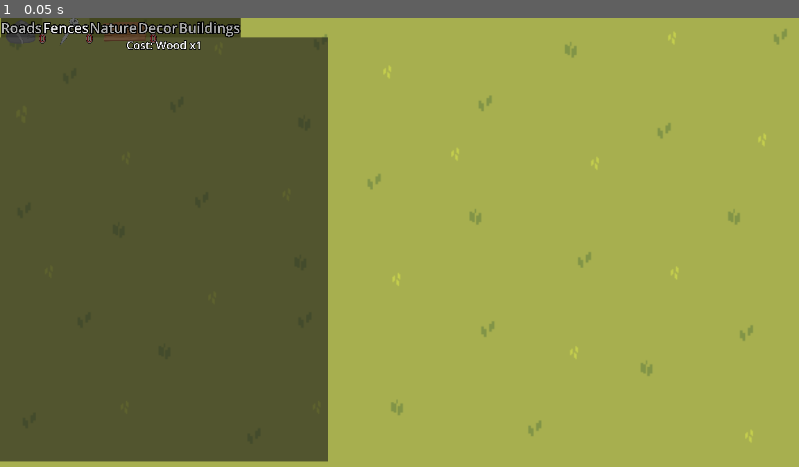
Above: before the commit, frame 1.
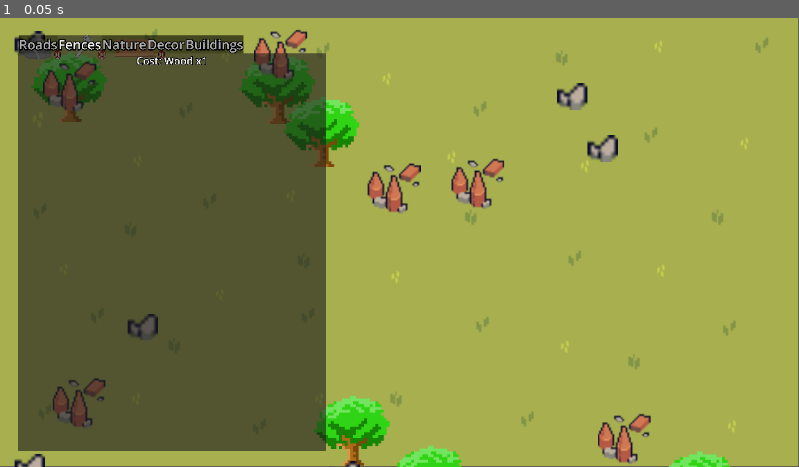
Above: after the commit, the same moment.

Repository: dauphineezc/Resource-Game
Game: Godot game, scene res://main.tscn
Two runs of this game, one before a commit and one after it. Both use one fixed random seed, a clock stepped at 60 frames per second and the inputs below. The project has no main scene, so this scene is started directly.
Inputs:
- Up to frame 1 (0.05 s): no input

The runs differ from the first frame. In frame 1, 12% of the frame differs, in the area x 0-100%, y 0-100%.

Commit message:
Added randomized resource spawning

Diff:
--- /dev/null
+++ b/fence.tscn
@@ -0,0 +1,9 @@
+[gd_scene load_steps=2 format=3 uid="uid://bdc3hqmhmnhxa"]
+
+[ext_resource type="Texture2D" uid="uid://chix2jkx6qo3w" path="res://Fences/Tile2_28.png" id="1_e4mxp"]
+
+[node name="Fence" type="Sprite2D"]
+position = Vector2(827.25, 814.75)
+scale = Vector2(31.8906, 31.8906)
+texture = ExtResource("1_e4mxp")
+centered = false
--- a/main.tscn
+++ b/main.tscn
@@ -1,18 +1,36 @@
-[gd_scene load_steps=3 format=3 uid="uid://co4qrf5ic3ont"]
+[gd_scene load_steps=7 format=3 uid="uid://co4qrf5ic3ont"]
 
 [ext_resource type="Texture2D" uid="uid://bjp3mixbo08ya" path="res://Scene/GrassScene.png" id="1_j2y5b"]
 [ext_resource type="PackedScene" uid="uid://dstbigohnjky2" path="res://ui.tscn" id="1_vmk1h"]
+[ext_resource type="Script" path="res://resource_spawner.gd" id="2_43oup"]
+[ext_resource type="PackedScene" uid="uid://b1nqos2ka1mrq" path="res://wood.tscn" id="3_gqcu7"]
+[ext_resource type="PackedScene" uid="uid://bsd8ntkee4o1" path="res://stone.tscn" id="4_r0o8d"]
+[ext_resource type="PackedScene" uid="uid://bdc3hqmhmnhxa" path="res://fence.tscn" id="5_36i52"]
 
 [node name="main" type="Node2D"]
-scale = Vector2(0.08, 0.08)
+scale = Vector2(0.075, 0.075)
 
 [node name="Background" type="Sprite2D" parent="."]
-position = Vector2(7214.22, 4058)
-scale = Vector2(23.5444, 23.5444)
+position = Vector2(7671.88, 4313.09)
+scale = Vector2(23.9643, 23.9643)
 texture = ExtResource("1_j2y5b")
 
 [node name="ResourceSpawner" type="Node2D" parent="."]
+script = ExtResource("2_43oup")
+wood_scene = ExtResource("3_gqcu7")
+stone_scene = ExtResource("4_r0o8d")
+fence_scene = ExtResource("5_36i52")
+
+[node name="Wood" parent="ResourceSpawner" instance=ExtResource("3_gqcu7")]
+
+[node name="Stone" parent="ResourceSpawner" instance=ExtResource("4_r0o8d")]
+
+[node name="Fence" parent="ResourceSpawner" instance=ExtResource("5_36i52")]
 
 [node name="Structures" type="Node2D" parent="."]
 
 [node name="UI" parent="." instance=ExtResource("1_vmk1h")]
+offset_left = 346.667
+offset_top = 333.333
+offset_right = 386.667
+offset_bottom = 373.333
--- /dev/null
+++ b/resource_spawner.gd
@@ -0,0 +1,37 @@
+extends Node2D
+
+# Export variables to specify the number of each resource to spawn
+@export var wood_count: int = 5
+@export var stone_count: int = 5
+@export var fence_count: int = 5
+
+# Export variables to assign the resource scenes (assign in the Inspector)
+@export var wood_scene: PackedScene
+@export var stone_scene: PackedScene
+@export var fence_scene: PackedScene
+
+func _ready():
+	# Get the viewport size (visible area of the game window)
+	var viewport_size = get_viewport().get_visible_rect().size
+
+	# Adjust the spawn boundaries based on the scene scale
+	var adjusted_width = viewport_size.x / 0.075
+	var adjusted_height = viewport_size.y / 0.075
+
+	# Spawn multiple instances of each resource
+	spawn_resources(wood_scene, wood_count, adjusted_width, adjusted_height)
+	spawn_resources(stone_scene, stone_count, adjusted_width, adjusted_height)
+	spawn_resources(fence_scene, fence_count, adjusted_width, adjusted_height)
+
+func spawn_resources(resource_scene: PackedScene, count: int, width: float, height: float):
+	for i in range(count):
+		# Instantiate the resource scene
+		var resource = resource_scene.instantiate()
+
+		# Calculate random position within the adjusted bounds
+		var random_x = randf_range(0, width)
+		var random_y = randf_range(0, height)
+		resource.position = Vector2(random_x, random_y)
+
+		# Add the resource to the scene
+		add_child(resource)
--- /dev/null
+++ b/stone.tscn
@@ -0,0 +1,9 @@
+[gd_scene load_steps=2 format=3 uid="uid://bsd8ntkee4o1"]
+
+[ext_resource type="Texture2D" uid="uid://wuvoadtqtlgu" path="res://Nature/stone5.png" id="1_c731f"]
+
+[node name="Stone" type="Sprite2D"]
+position = Vector2(286.031, 254.25)
+scale = Vector2(64.5625, 64.5625)
+texture = ExtResource("1_c731f")
+centered = false
--- /dev/null
+++ b/wood.tscn
@@ -0,0 +1,9 @@
+[gd_scene load_steps=2 format=3 uid="uid://b1nqos2ka1mrq"]
+
+[ext_resource type="Texture2D" uid="uid://iichye82n50o" path="res://Nature/Tree.png" id="1_ljjh5"]
+
+[node name="Wood" type="Sprite2D"]
+position = Vector2(562.5, 562.5)
+scale = Vector2(3.8125, 3.8125)
+texture = ExtResource("1_ljjh5")
+centered = false
